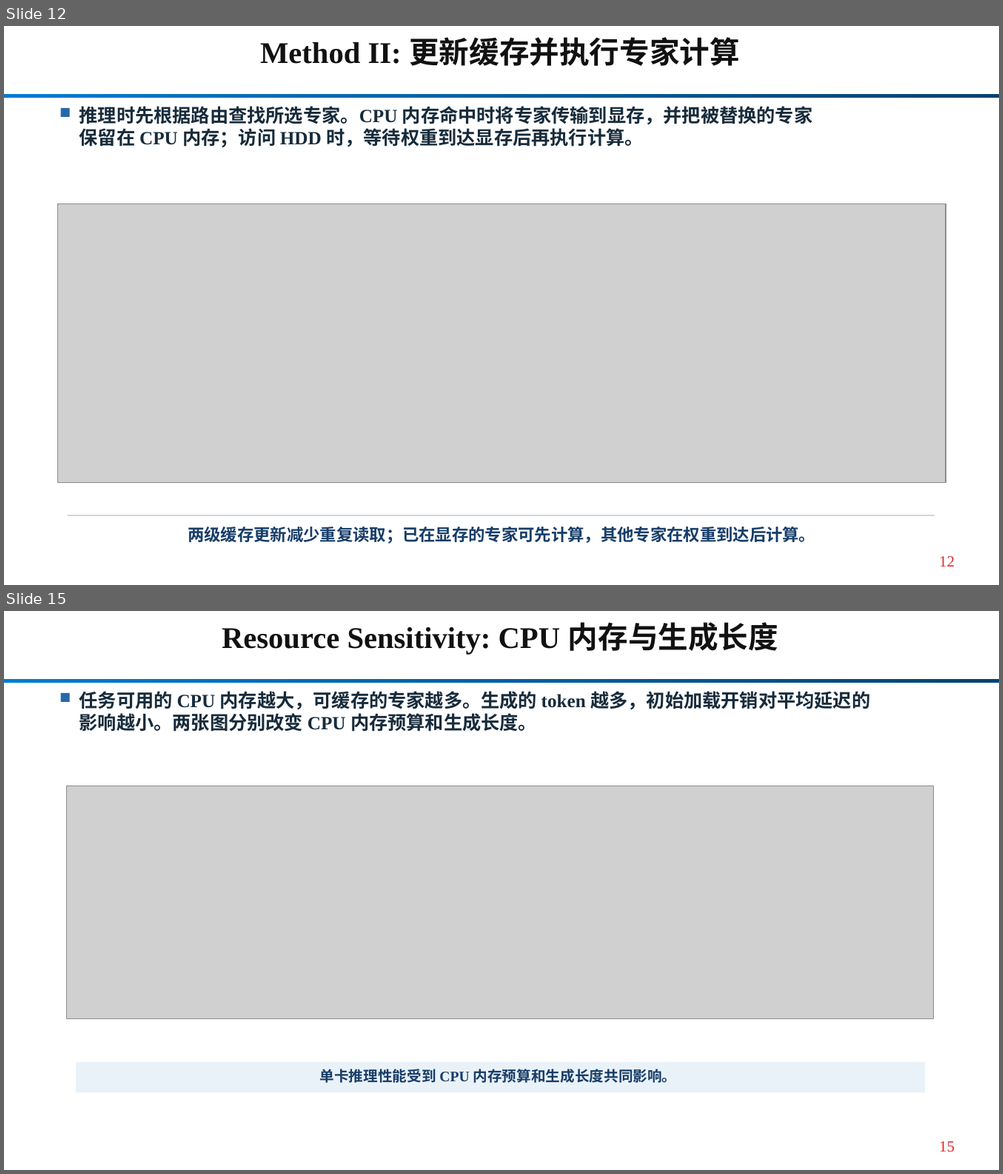
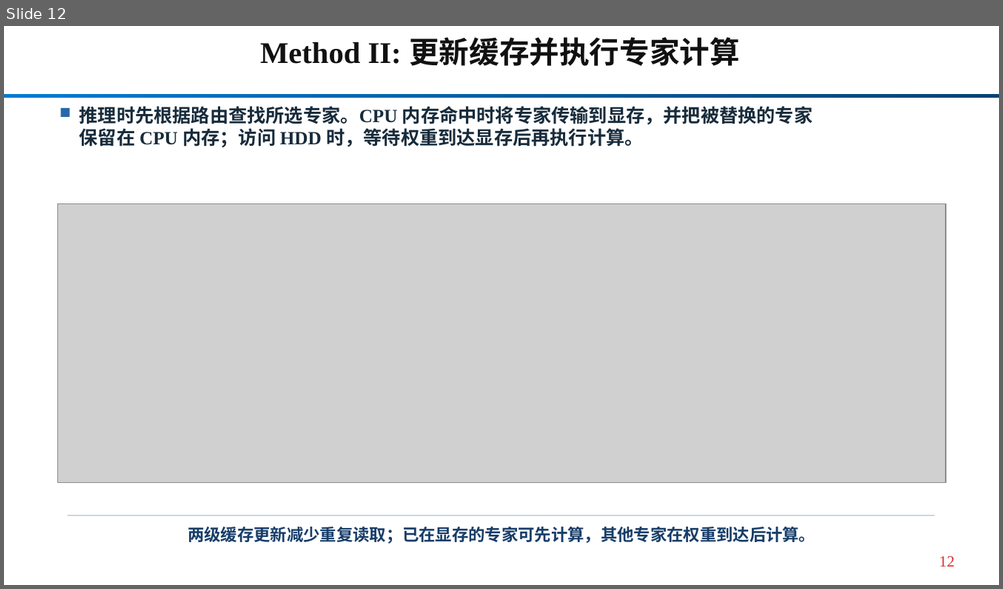
Before and after one commit to Kirihara-Yun/mecc_package, a slide deck: mecc_package/paper/current/MECC_HPCA_current.pptx. Shown one above the other, each under a label of ours: slides 12 and 15 before the commit, slide 12 after it; the slides between them are not shown. The pictures are 1003x1174 and 1003x589 pixels, drawn with LibreOffice and Linux fonts; fonts in the diff are those of the drawing; grey boxes stand for pictures. Boxes give left, top, right and bottom in pixels: in the first picture for what was removed or moved away, otherwise in the second. Text is boxed around its words. In the diff, an @@ line names an element or a change of style, - is before the commit and + after.

Commit message:
slides: synchronize group meeting figures with R27 and audit disclosures

```diff
--- a/mecc_package/paper/current/MECC_HPCA_current.pptx
+++ b/mecc_package/paper/current/MECC_HPCA_current.pptx
@@ slide 15 removed at (4, 611, 999, 1170), background #FFFFFF; not listed: 1 template element that a slide beside it also shows @@
@@ text removed at (222, 622, 778, 655) @@
-Resource Sensitivity: CPU 内存与生成长度
@@ rectangle removed at (61, 693, 70, 702) @@
@@ text removed at (79, 691, 870, 732) @@
-任务可用的 CPU 内存越大，可缓存的专家越多。生成的 token 越多，初始加载开销对平均延迟的
-影响越小。两张图分别改变 CPU 内存预算和生成长度。
@@ picture removed at (67, 786, 933, 1019) @@
@@ rectangle removed at (76, 1062, 925, 1093) @@
@@ text removed at (320, 1069, 677, 1083) @@
-单卡推理性能受到 CPU 内存预算和生成长度共同影响。
@@ text removed at (939, 1142, 954, 1152) @@
-15
```
Also in this commit, not shown: 4 slides changed, 7 slides added, 1 other slide removed, 41 other files.
